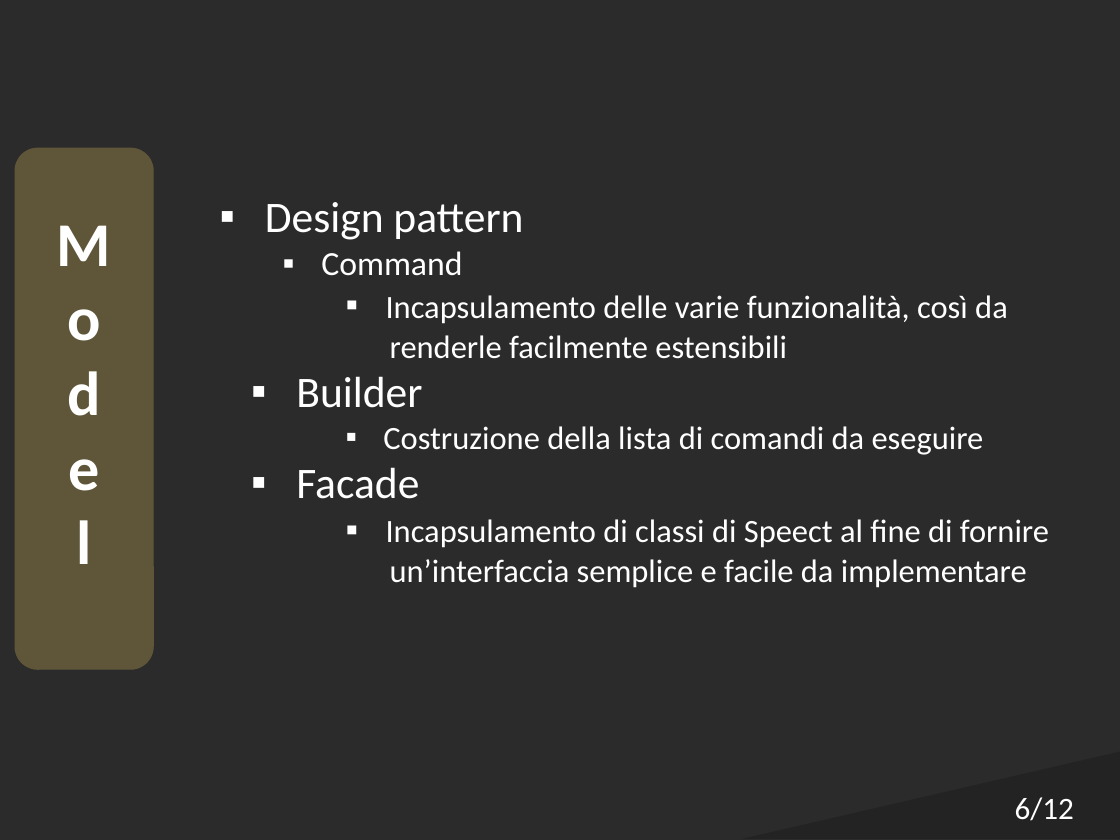
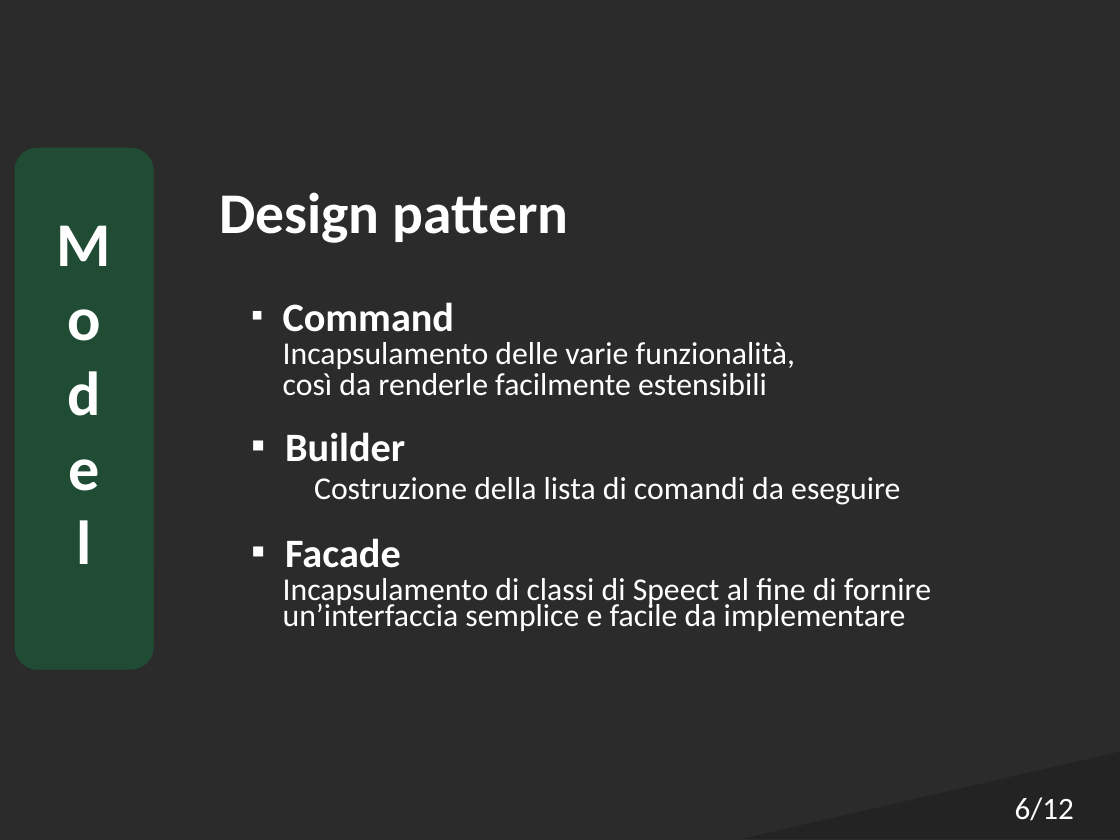
Before and after one commit to Italiaracerx/progettoSWE, a slide deck: slide 6 of Presentazioni/Presentazioni PB/Presentazione PB.pptx. Drawn at 1120x840 pixels with LibreOffice and Linux fonts; fonts in the diff are those of the drawing; background and template pictures are left out; a plain dark background stands for a picture behind light text. Boxes give left, top, right and bottom in pixels: in the first picture for what was removed or moved away, otherwise in the second. Text is boxed around its words. In the diff, an @@ line names an element or a change of style, - is before the commit and + after.

```diff
--- a/Presentazioni/Presentazioni PB/Presentazione PB.pptx
+++ b/Presentazioni/Presentazioni PB/Presentazione PB.pptx
@@ rounded rectangle at (15, 148, 153, 670): fill #FCD965 at 25% opacity to #00B050 at 25% opacity @@
@@ text at (220, 192, 900, 568): size 28 to 37 pt in "Design pattern"; bold on in "Design pattern", "Command", "Builder", "Facade"; size 21.8 to 25.9 pt in "Command"; size 28 to 25.9 pt in "Builder", "Facade"; size 20.9 to 20.4 pt in "Costruzione della lista di comandi da eseguire"; bullet ▪ to none; line spacing 0.9 to 0.7; list level 3 to 2 in "Command"; list level 5 to 2 in "Costruzione della lista di comandi ..." @@
@@ text at (283, 342, 795, 396): text changed; size 20.9 to 20.4 pt @@
-        ▪ Incapsulamento delle varie funzionalità, così da
-        renderle facilmente estensibili
+    Incapsulamento delle varie funzionalità,
+    così da renderle facilmente estensibili
@@ text at (283, 578, 931, 631): text changed; size 20.9 to 20.4 pt @@
-        ▪ Incapsulamento di classi di Speect al fine di fornire
-        un’interfaccia semplice e facile da implementare
+    Incapsulamento di classi di Speect al fine di fornire un’interfaccia semplice e facile da implementare
```
Also in this commit, not shown: 11 other slides changed.
